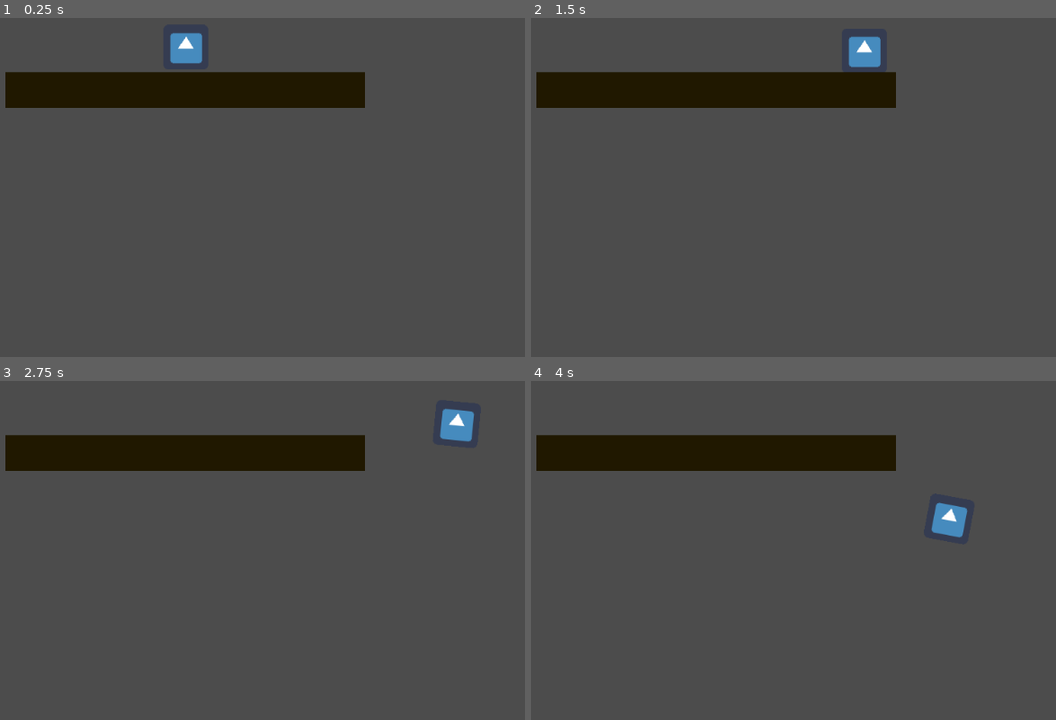
Above: before the commit, frames 1-4 (two rows, left to right).
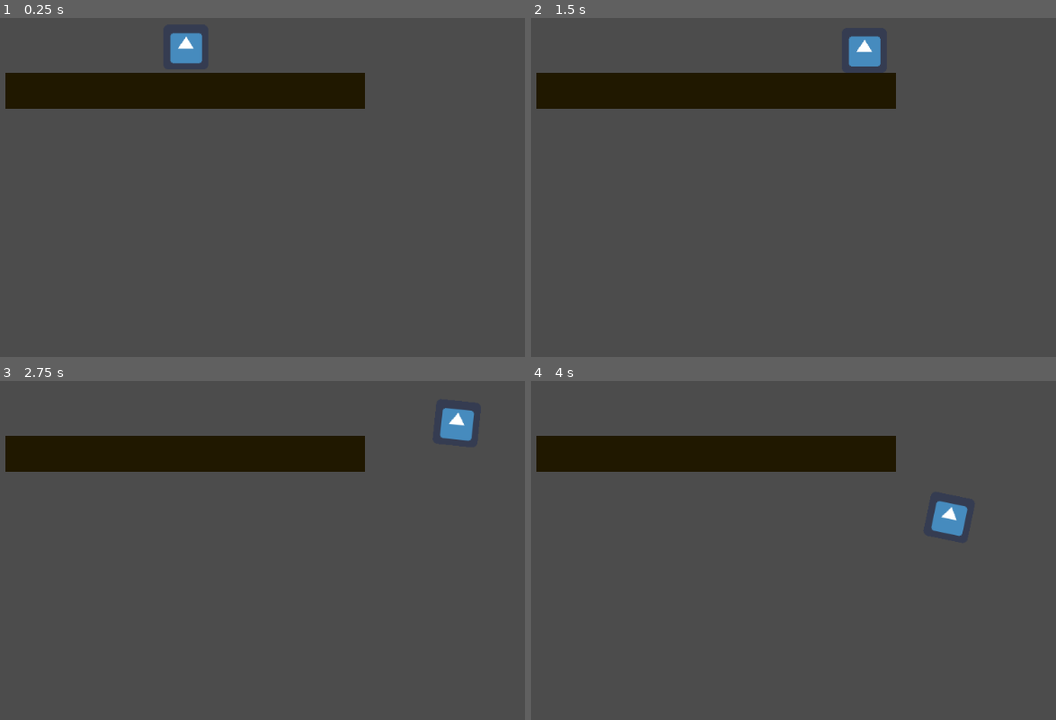
Above: after the commit, the same moments.

Repository: studiocentauri/game-programming-workshop
Game: Godot game, scene res://scenes/physics/rigid.tscn
Same seed, same stepped clock (60 frames per second), same inputs: the game is played once before the commit and once after it. This scene is started directly instead of the project's main scene. The engine's default icon, where the game draws it, is replaced by a stand-in: a white triangle on a blue panel in a dark square.
Inputs:
- Up to frame 1 (0.25 s): no input
- Up to frame 2 (1.5 s): tap Enter (confirm) at 0.5, 0.6, 1.35 s; hold Right (right) 0.53-1.28 s; hold Down (down) from 1.28 s (still down)
- Up to frame 3 (2.75 s): tap Enter (confirm) at 2, 2.1 s; release Down (down) at 2.03 s; hold Right (right) from 2.03 s (still down)
- Up to frame 4 (4 s): release Right (right) at 2.78 s; hold Up (up) 2.78-3.53 s; tap Enter (confirm) at 2.85, 3.6 s; hold Left (left) from 3.53 s (still down)

The runs differ from the first frame. In frame 1, 0.4% of the frame differs, in the area x 1-70%, y 15-27%; in frame 2, 0.4%; in frame 3, 0.4%; in frame 4, 0.5%, in the area x 1-84%, y 15-47%.

Commit message:
Add kinematic scene

Diff:
--- a/project/project.godot
+++ b/project/project.godot
@@ -50,6 +50,11 @@
 , Object(InputEventKey,"resource_local_to_scene":false,"resource_name":"","device":0,"alt":false,"shift":false,"control":false,"meta":false,"command":false,"pressed":false,"scancode":83,"unicode":0,"echo":false,"script":null)
  ]
 }
+jump={
+"deadzone": 0.5,
+"events": [ Object(InputEventKey,"resource_local_to_scene":false,"resource_name":"","device":0,"alt":false,"shift":false,"control":false,"meta":false,"command":false,"pressed":false,"scancode":32,"unicode":0,"echo":false,"script":null)
+ ]
+}
 
 [rendering]
 
--- /dev/null
+++ b/project/scenes/physics/Char.gd
@@ -0,0 +1,31 @@
+extends Node2D
+
+onready var rb=$KinematicBody2D
+var velocity
+var gravityScale=1.0
+var acceleration=900.0
+var maxSpeed=400.0
+var friction=0.25
+
+func _ready():
+	velocity = Vector2.ZERO
+
+func _physics_process(delta):
+	apply_gravity(delta)
+	apply_motion(delta)
+	rb.move_and_slide(velocity)
+
+func apply_gravity(delta):
+	velocity.y+=9.8*gravityScale*delta*100.0
+
+func apply_motion(delta):
+	var xDir=0.0
+	if Input.is_action_pressed("left"):
+		xDir = -1.0
+	elif Input.is_action_pressed("right"):
+		xDir = 1.0
+	if is_equal_approx(xDir,0.0):
+		velocity.x = lerp(velocity.x,0.0,friction)
+	else:
+		velocity.x += xDir*acceleration*delta
+	velocity.x=clamp(velocity.x,-maxSpeed,maxSpeed)
--- /dev/null
+++ b/project/scenes/physics/Ground.tscn
@@ -0,0 +1,24 @@
+[gd_scene load_steps=3 format=2]
+
+[ext_resource path="res://White.png" type="Texture" id=1]
+
+[sub_resource type="RectangleShape2D" id=1]
+extents = Vector2( 25.4826, 25.3717 )
+
+[node name="Ground" type="Node2D"]
+position = Vector2( 420.895, 220.19 )
+scale = Vector2( 10, 1 )
+__meta__ = {
+"_edit_group_": true
+}
+
+[node name="RigidBody2D" type="RigidBody2D" parent="."]
+mode = 1
+
+[node name="Sprite" type="Sprite" parent="RigidBody2D"]
+modulate = Color( 0.129412, 0.0980392, 0, 1 )
+scale = Vector2( 0.1, 0.1 )
+texture = ExtResource( 1 )
+
+[node name="CollisionShape2D" type="CollisionShape2D" parent="RigidBody2D"]
+shape = SubResource( 1 )
--- /dev/null
+++ b/project/scenes/physics/Wall.tscn
@@ -0,0 +1,6 @@
+[gd_scene load_steps=2 format=2]
+
+[ext_resource path="res://scenes/physics/Ground.tscn" type="PackedScene" id=1]
+
+[node name="Wall" instance=ExtResource( 1 )]
+rotation = 1.5708
--- /dev/null
+++ b/project/scenes/physics/kinematic.tscn
@@ -0,0 +1,40 @@
+[gd_scene load_steps=6 format=2]
+
+[ext_resource path="res://scenes/physics/Ground.tscn" type="PackedScene" id=1]
+[ext_resource path="res://scenes/physics/Char.gd" type="Script" id=2]
+[ext_resource path="res://White.png" type="Texture" id=3]
+[ext_resource path="res://scenes/physics/Wall.tscn" type="PackedScene" id=4]
+
+[sub_resource type="RectangleShape2D" id=1]
+extents = Vector2( 25.525, 24.368 )
+
+[node name="Node" type="Node"]
+
+[node name="Char" type="Node2D" parent="."]
+position = Vector2( 578.043, 328.124 )
+script = ExtResource( 2 )
+__meta__ = {
+"_edit_group_": true
+}
+
+[node name="KinematicBody2D" type="KinematicBody2D" parent="Char"]
+
+[node name="Sprite" type="Sprite" parent="Char/KinematicBody2D"]
+modulate = Color( 0, 0.47451, 0.976471, 1 )
+scale = Vector2( 0.1, 0.1 )
+texture = ExtResource( 3 )
+
+[node name="CollisionShape2D" type="CollisionShape2D" parent="Char/KinematicBody2D"]
+shape = SubResource( 1 )
+
+[node name="Ground" parent="." instance=ExtResource( 1 )]
+position = Vector2( 344.528, 490 )
+
+[node name="Wall" parent="." instance=ExtResource( 4 )]
+position = Vector2( 80.498, 259.724 )
+
+[node name="Wall2" parent="." instance=ExtResource( 4 )]
+position = Vector2( 999.432, 257.189 )
+
+[node name="Ground2" parent="." instance=ExtResource( 1 )]
+position = Vector2( 787.526, 490 )
--- a/project/scenes/physics/rigid.tscn
+++ b/project/scenes/physics/rigid.tscn
@@ -1,14 +1,11 @@
-[gd_scene load_steps=6 format=2]
+[gd_scene load_steps=5 format=2]
 
 [ext_resource path="res://icon.png" type="Texture" id=1]
-[ext_resource path="res://White.png" type="Texture" id=2]
+[ext_resource path="res://scenes/physics/Ground.tscn" type="PackedScene" id=2]
 [ext_resource path="res://scenes/physics/Player.gd" type="Script" id=3]
 
 [sub_resource type="RectangleShape2D" id=1]
 extents = Vector2( 32.25, 32 )
-
-[sub_resource type="RectangleShape2D" id=2]
-extents = Vector2( 25.2582, 24.2191 )
 
 [node name="Node" type="Node"]
 
@@ -27,20 +24,4 @@
 [node name="CollisionShape2D" type="CollisionShape2D" parent="Player/RigidBody2D"]
 shape = SubResource( 1 )
 
-[node name="Ground" type="Node2D" parent="."]
-position = Vector2( 420.895, 219.56 )
-scale = Vector2( 10, 1 )
-__meta__ = {
-"_edit_group_": true
-}
-
-[node name="RigidBody2D" type="RigidBody2D" parent="Ground"]
-mode = 1
-
-[node name="Sprite" type="Sprite" parent="Ground/RigidBody2D"]
-modulate = Color( 0.129412, 0.0980392, 0, 1 )
-scale = Vector2( 0.1, 0.1 )
-texture = ExtResource( 2 )
-
-[node name="CollisionShape2D" type="CollisionShape2D" parent="Ground/RigidBody2D"]
-shape = SubResource( 2 )
+[node name="Ground" parent="." instance=ExtResource( 2 )]
